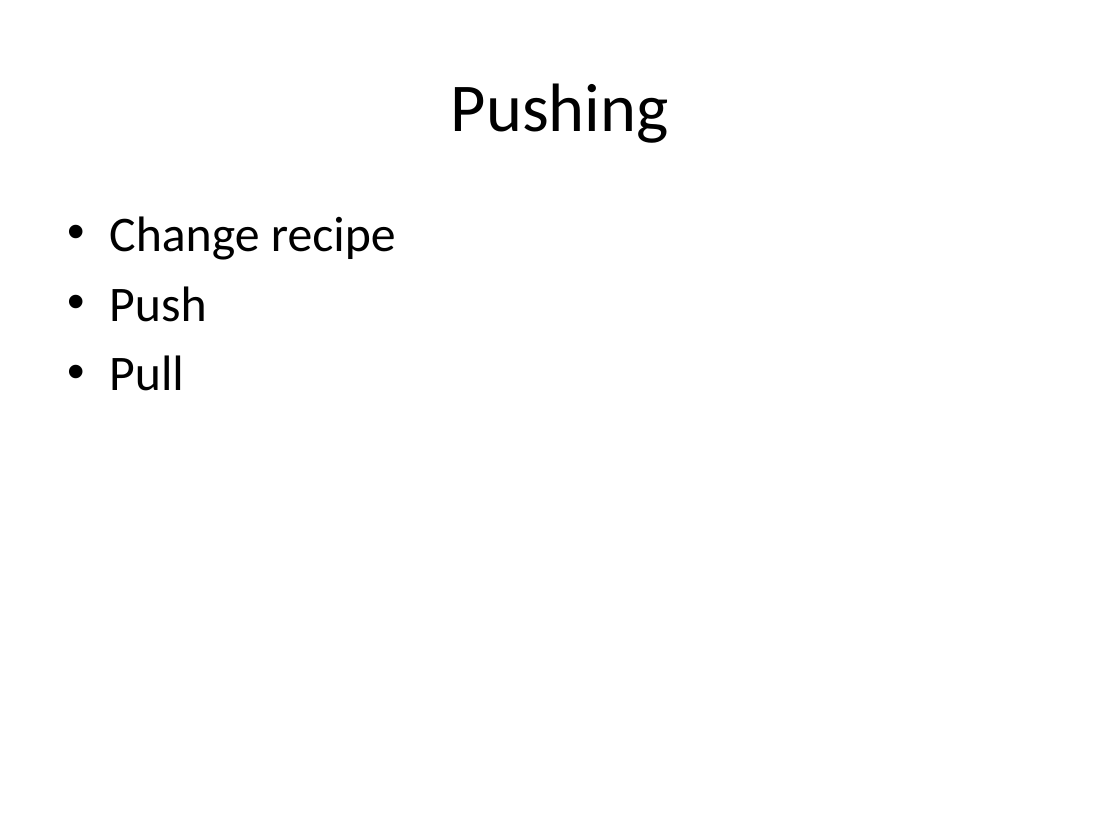
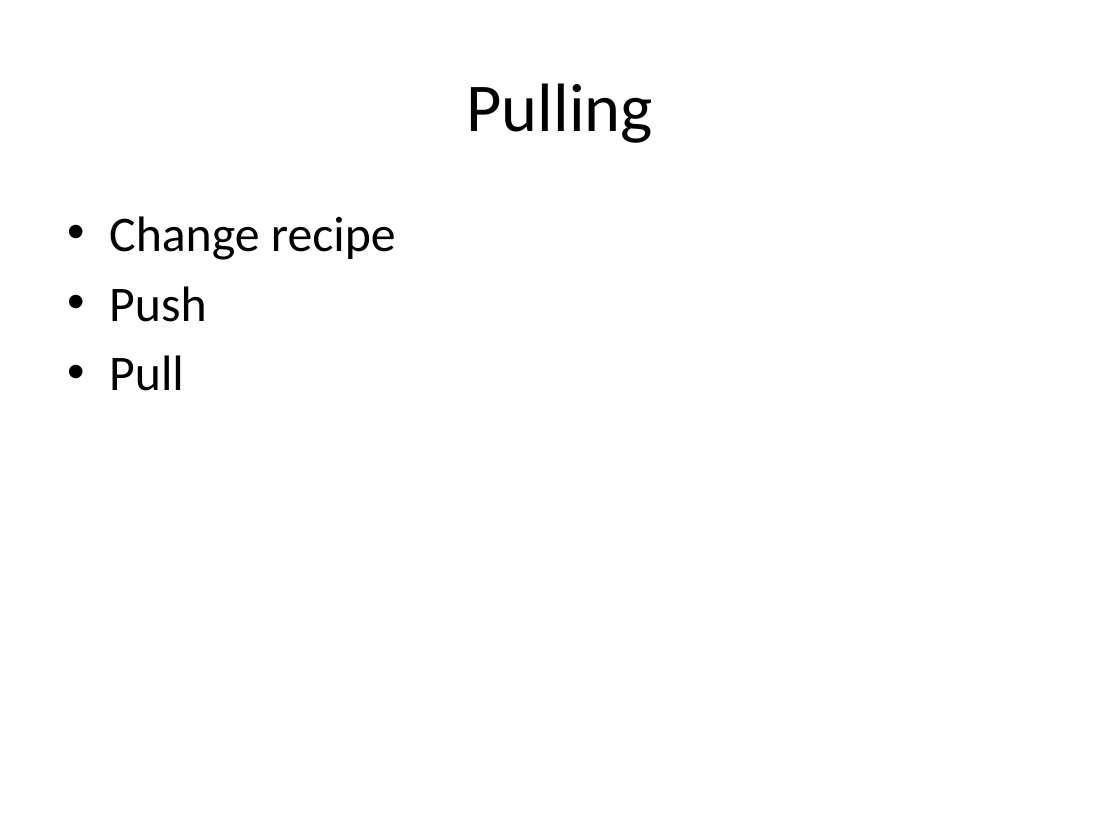
Before and after one commit to g0t4/Presentations, a slide deck: slide 10 of DVCSandCI/Getting Down To Business.pptx. Drawn at 1120x840 pixels with LibreOffice and Linux fonts; fonts in the diff are those of the drawing. Boxes give left, top, right and bottom in pixels: in the first picture for what was removed or moved away, otherwise in the second. Text is boxed around its words. In the diff, an @@ line names an element or a change of style, - is before the commit and + after.

```diff
--- a/DVCSandCI/Getting Down To Business.pptx
+++ b/DVCSandCI/Getting Down To Business.pptx
@@ title at box(467, 83, 653, 143): text changed @@
-Pushing
+Pulling
```
Also in this commit, not shown: 1 other slide changed, 3 slides added, 2 slides removed.
